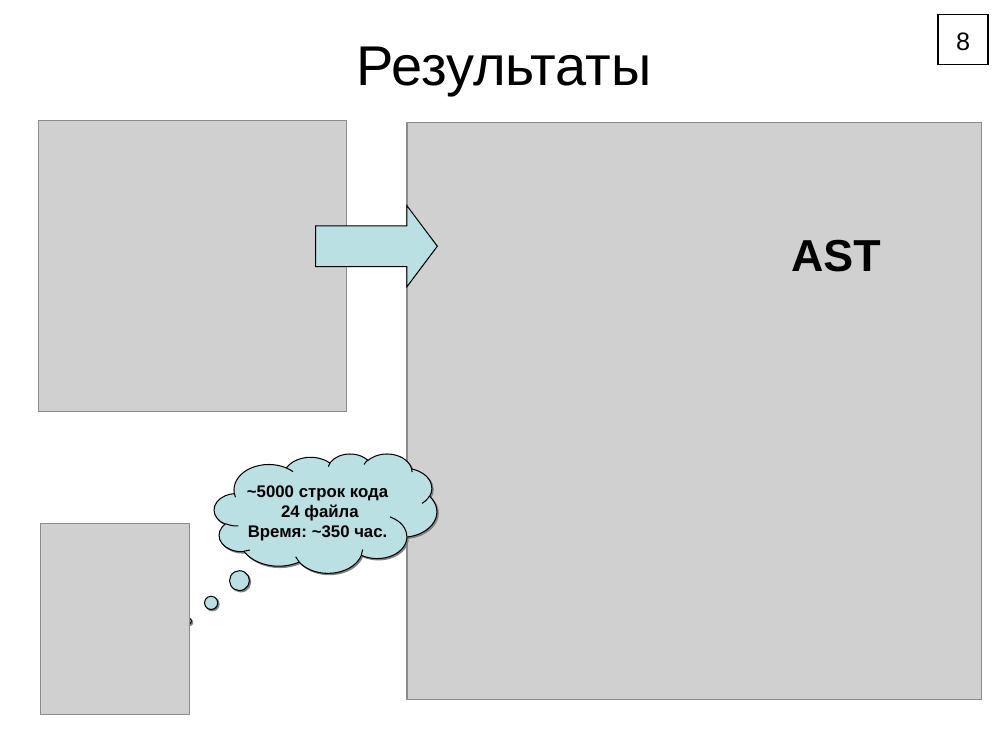
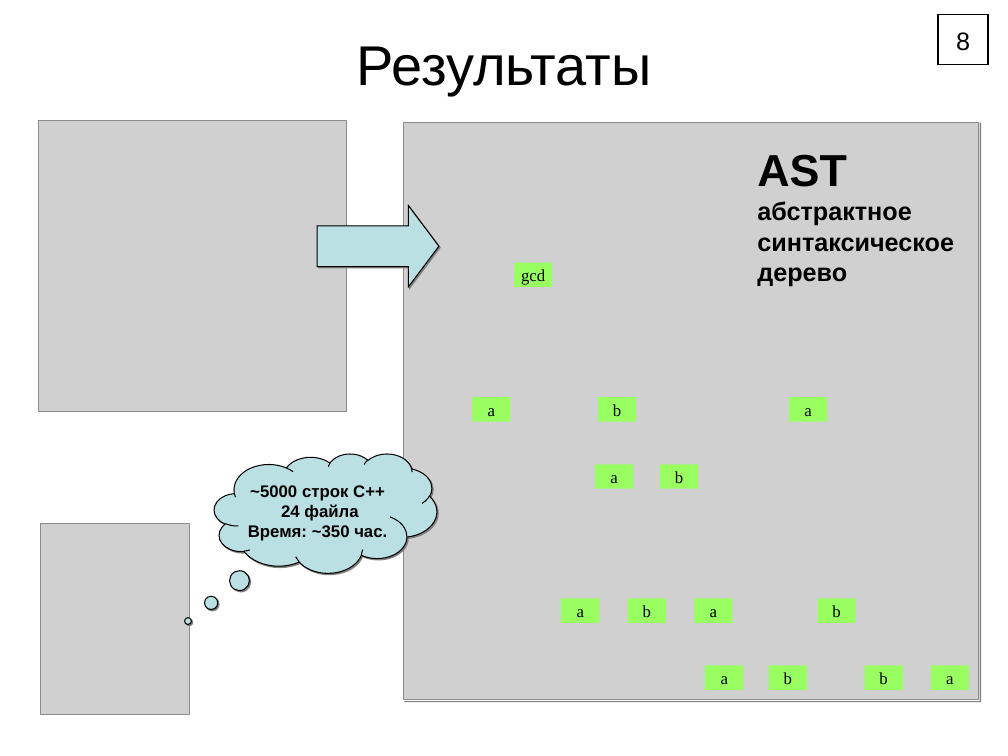
Before and after one commit to Klesomik/Compiler, a slide deck: slide 9 of Compiler/Theory/Report.ppt (slide 8 before the commit). Drawn at 1008x756 pixels with LibreOffice and Linux fonts; fonts in the diff are those of the drawing; grey boxes stand for pictures. Boxes give left, top, right and bottom in pixels: in the first picture for what was removed or moved away, otherwise in the second. Text is boxed around its words. In the diff, an @@ line names an element or a change of style, - is before the commit and + after.

```diff
--- a/Compiler/Theory/Report.ppt
+++ b/Compiler/Theory/Report.ppt
@@ rectangle added at <box>403,121,980,701</box>, fill #FFFFFF @@
@@ text added at <box>757,154,954,287</box>, 18 pt, text #000000, bold @@
+AST
+абстрактное
+синтаксическое
+дерево
@@ right arrow at <box>318,206,439,287</box>: shadow on @@
@@ text removed at <box>791,239,881,272</box> @@
-AST
@@ text in thought cloud at <box>250,485,385,501</box>: text changed @@
-~5000 строк кода
+~5000 строк C++
@@ group added at <box>473,262,969,689</box>: 14 rectangles @@
+gcd
+a
+b
+a
+a
+b
+a
+b
+a
+b
+a
+b
+b
+a
```
Also in this commit, not shown: 9 other slides changed, 1 slide added, 1 slide removed, 28 other files.
